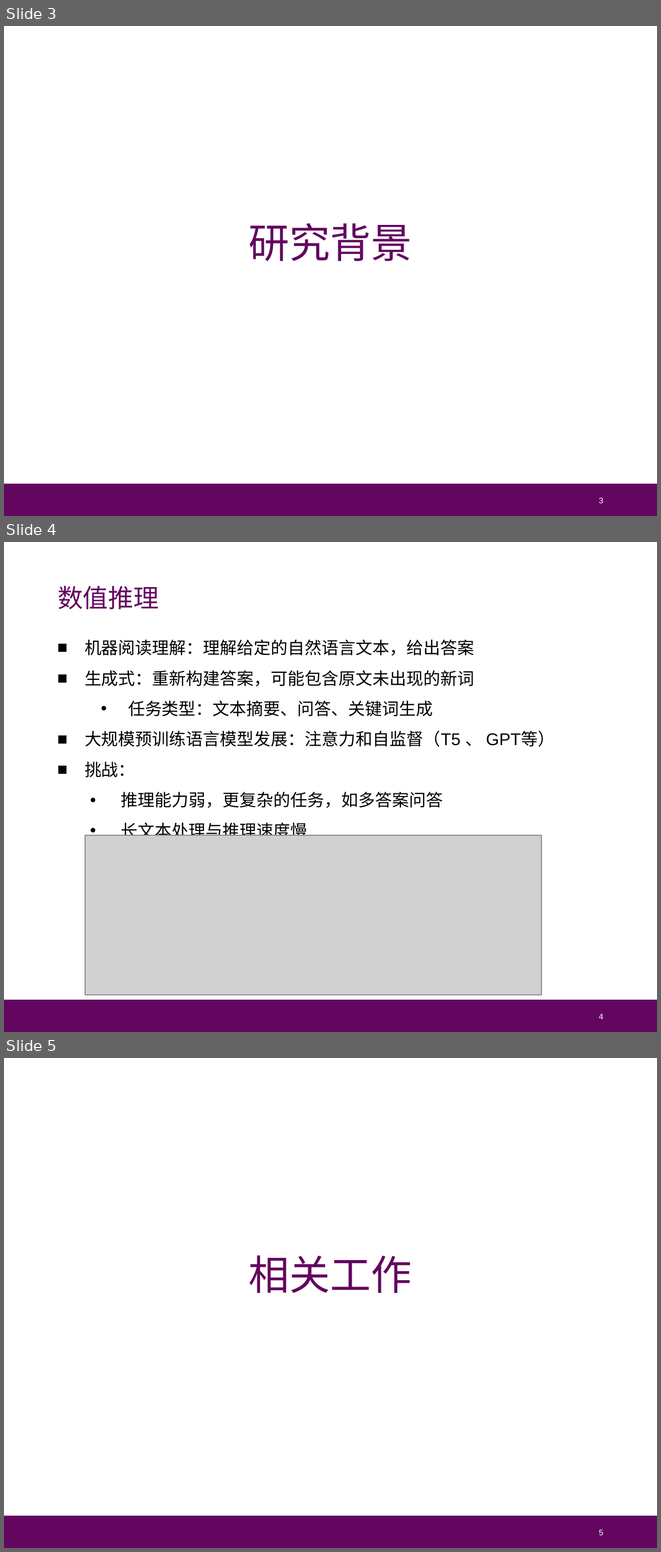
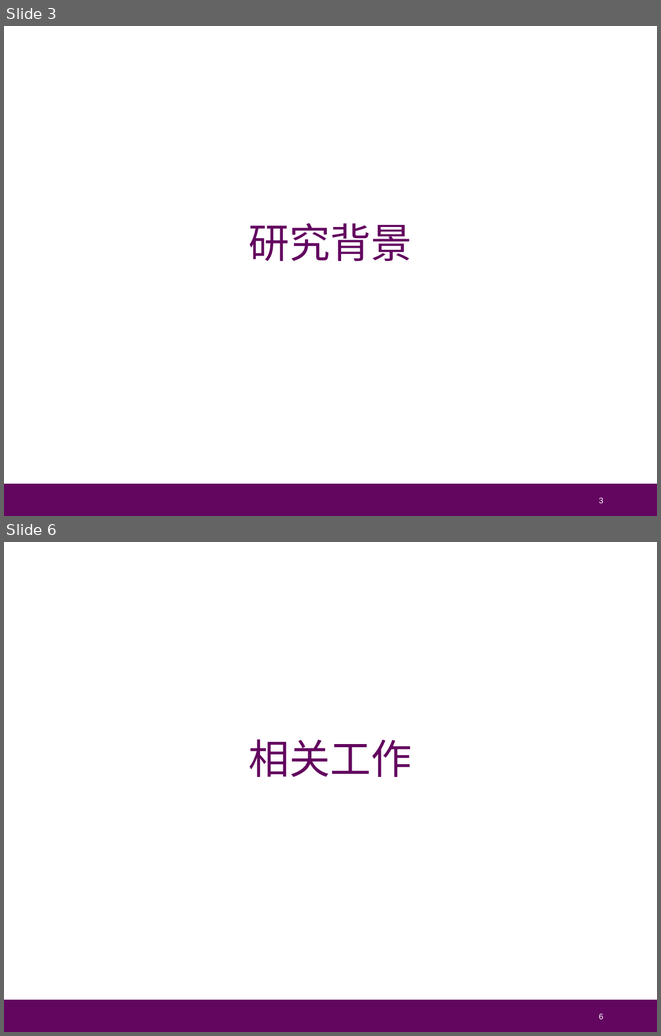
Before and after one commit to Cat-Overflow/NJU_thesis, a slide deck: 毕业答辩/论文答辩_朱博林.pptx. Shown one above the other, each under a label of ours: slides 3, 4 and 5 before the commit, slides 3 and 6 after it; the slides between them are not shown. The pictures are 661x1552 and 661x1036 pixels, drawn with LibreOffice and Linux fonts; fonts in the diff are those of the drawing; grey boxes stand for pictures. Boxes give left, top, right and bottom in pixels: in the first picture for what was removed or moved away, otherwise in the second. Text is boxed around its words. In the diff, an @@ line names an element or a change of style, - is before the commit and + after.

```diff
--- a/毕业答辩/论文答辩_朱博林.pptx
+++ b/毕业答辩/论文答辩_朱博林.pptx
@@ slide 4 removed at [4,542,657,1032], background #FFFFFF; not listed: 1 template element that a slide beside it also shows @@
@@ text removed at [58,585,159,609] @@
-数值推理
@@ text removed at [85,640,555,836] @@
-■ 机器阅读理解：理解给定的自然语言文本，给出答案
-■ 生成式：重新构建答案，可能包含原文未出现的新词
-  • 任务类型：文本摘要、问答、关键词生成
-■ 大规模预训练语言模型发展：注意力和自监督（T5 、 GPT等）
-■ 挑战：
-  • 推理能力弱，更复杂的任务，如多答案问答
-  • 长文本处理与推理速度慢
@@ picture removed at [85,835,540,994] @@
@@ page number removed at [599,1013,603,1019] @@
-4
@@ what was slide 5 is now slide 6 @@
@@ page number at [599,1013,603,1019]: text changed @@
-5
+6
```
Also in this commit, not shown: 4 slides added.
